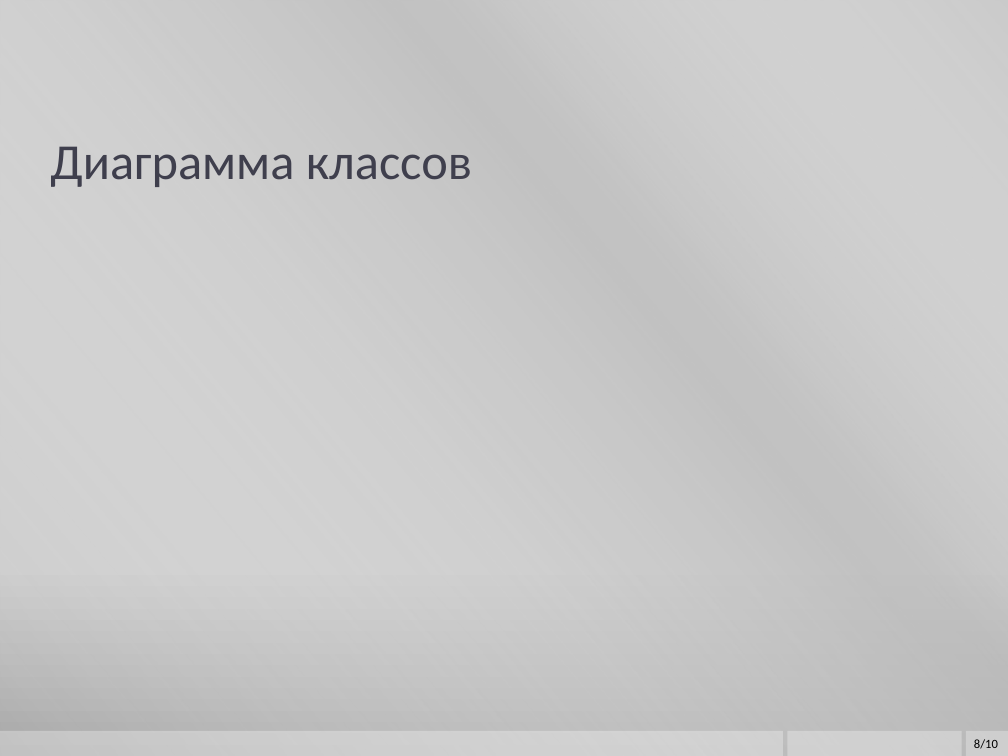
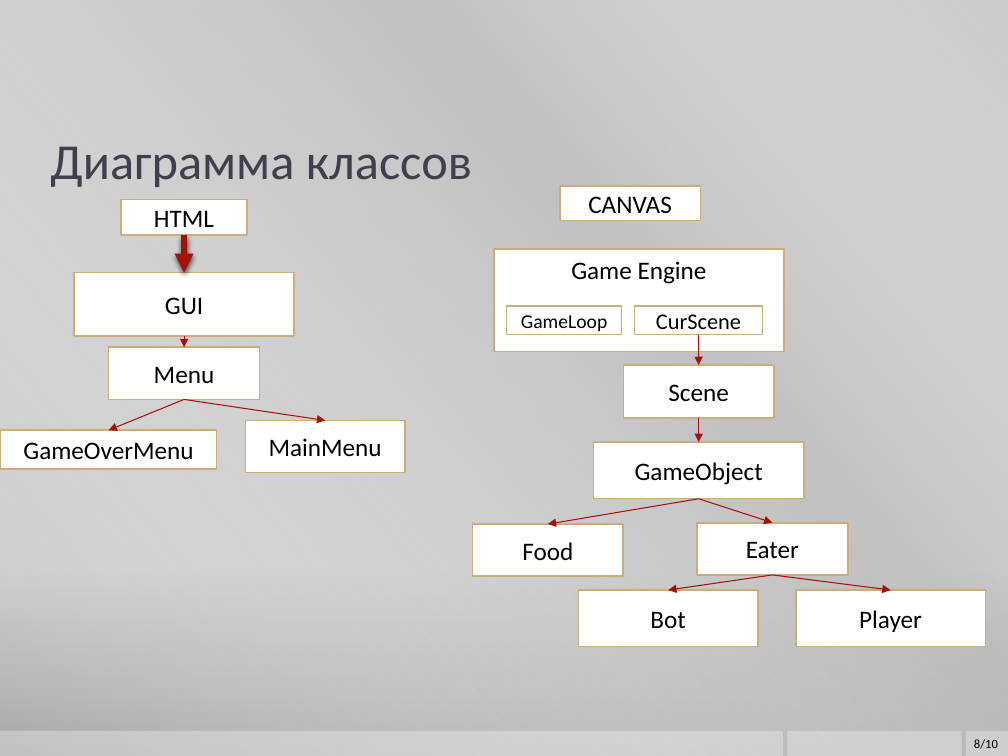
Before and after one commit to kenny5660/summer_game_2018, a slide deck: slide 8 of iPoint.io Presentation.pptx. Drawn at 1008x756 pixels with LibreOffice and Linux fonts; fonts in the diff are those of the drawing; background and template pictures are left out. Boxes give left, top, right and bottom in pixels: in the first picture for what was removed or moved away, otherwise in the second. Text is boxed around its words. In the diff, an @@ line names an element or a change of style, - is before the commit and + after.

```diff
--- a/iPoint.io Presentation.pptx
+++ b/iPoint.io Presentation.pptx
@@ rectangle added at [121,200,247,235], fill #FFFFFF, outline #CDAC77 1.1 pt, 18 pt, text #000000 @@
+HTML
@@ rectangle added at [559,185,701,220], fill #FFFFFF, outline #CDAC77 1.1 pt, 18 pt, text #000000 @@
+CANVAS
@@ arrow added from (184, 235) to (184, 272), #A51009 4.5 pt @@
@@ rectangle added at [494,249,784,352], fill #FFFFFF, outline #CDAC77 1.1 pt, 18 pt, text #000000 @@
+Game Engine
@@ rectangle added at [74,272,293,336], fill #FFFFFF, outline #CDAC77 1.1 pt, 18 pt, text #000000 @@
+GUI
@@ rectangle added at [507,305,622,335], fill #FFFFFF, outline #CDAC77 1.1 pt, 14 pt, text #000000 @@
+GameLoop
@@ rectangle added at [634,305,762,335], fill #FFFFFF, outline #CDAC77 1.1 pt, 16 pt, text #000000 @@
+CurScene
@@ rectangle added at [109,347,260,399], fill #FFFFFF, outline #CDAC77 1.1 pt, 18 pt, text #000000 @@
+Menu
@@ arrow added from (184, 336) to (184, 347), #A51009 0.75 pt @@
@@ arrow added from (699, 335) to (699, 365), #A51009 0.75 pt @@
@@ rectangle added at [623,365,774,418], fill #FFFFFF, outline #CDAC77 1.1 pt, 18 pt, text #000000 @@
+Scene
@@ arrow added from (184, 399) to (109, 430), #A51009 0.75 pt @@
@@ arrow added from (184, 399) to (326, 420), #A51009 0.75 pt @@
@@ arrow added from (699, 418) to (699, 443), #A51009 0.75 pt @@
@@ rectangle added at [0,430,217,469], fill #FFFFFF, outline #CDAC77 1.1 pt, 18 pt, text #000000 @@
+GameOverMenu
@@ rectangle added at [245,420,404,473], fill #FFFFFF, outline #CDAC77 1.1 pt, 18 pt, text #000000 @@
+MainMenu
@@ rectangle added at [594,443,804,499], fill #FFFFFF, outline #CDAC77 1.1 pt, 18 pt, text #000000 @@
+GameObject
@@ arrow added from (699, 499) to (547, 524), #A51009 0.75 pt @@
@@ arrow added from (699, 499) to (772, 523), #A51009 0.75 pt @@
@@ rectangle added at [473,524,624,577], fill #FFFFFF, outline #CDAC77 1.1 pt, 18 pt, text #000000 @@
+Food
@@ rectangle added at [697,523,848,576], fill #FFFFFF, outline #CDAC77 1.1 pt, 18 pt, text #000000 @@
+Eater
@@ rectangle added at [579,590,758,646], fill #FFFFFF, outline #CDAC77 1.1 pt, 18 pt, text #000000 @@
+Bot
@@ arrow added from (772, 575) to (668, 590), #A51009 0.75 pt @@
@@ arrow added from (772, 575) to (891, 590), #A51009 0.75 pt @@
@@ rectangle added at [796,590,986,646], fill #FFFFFF, outline #CDAC77 1.1 pt, 18 pt, text #000000 @@
+Player
```
Also in this commit, not shown: 5 other slides changed, 2 slides added, 2 slides removed.
